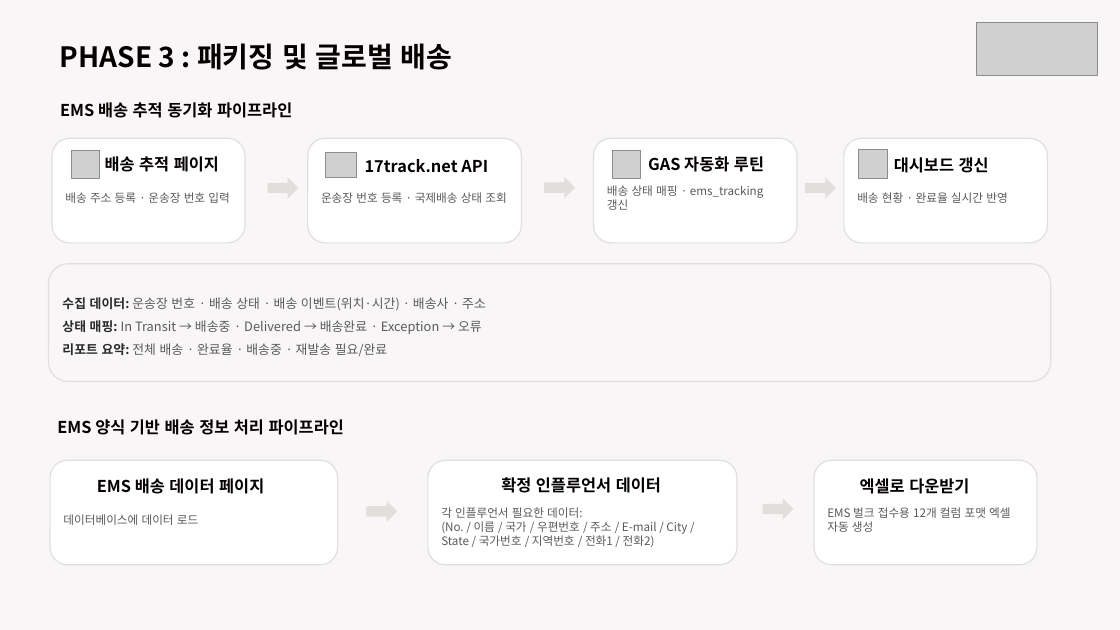
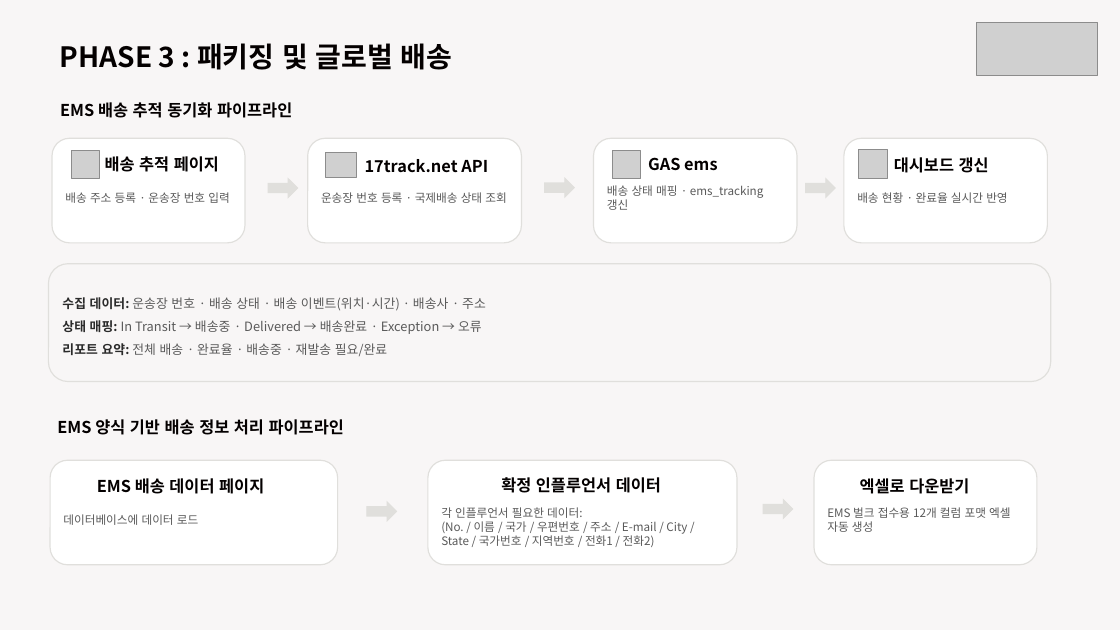
Before and after one commit to kaydeeloka/collab-net, a slide deck: slide 11 of docs/[Mi Muse] 대시보드 자동화 시스템.pptx. Drawn at 1120x630 pixels with LibreOffice and Linux fonts; fonts in the diff are those of the drawing; grey boxes stand for pictures. Boxes give left, top, right and bottom in pixels: in the first picture for what was removed or moved away, otherwise in the second. Text is boxed around its words. In the diff, an @@ line names an element or a change of style, - is before the commit and + after.

```diff
--- a/docs/[Mi Muse] 대시보드 자동화 시스템.pptx
+++ b/docs/[Mi Muse] 대시보드 자동화 시스템.pptx
@@ text at (648, 157, 717, 171): text changed @@
-GAS 자동화 루틴
+GAS ems
```
Also in this commit, not shown: 9 other slides changed, 2 slides added, 2 slides removed, 6 other files.
